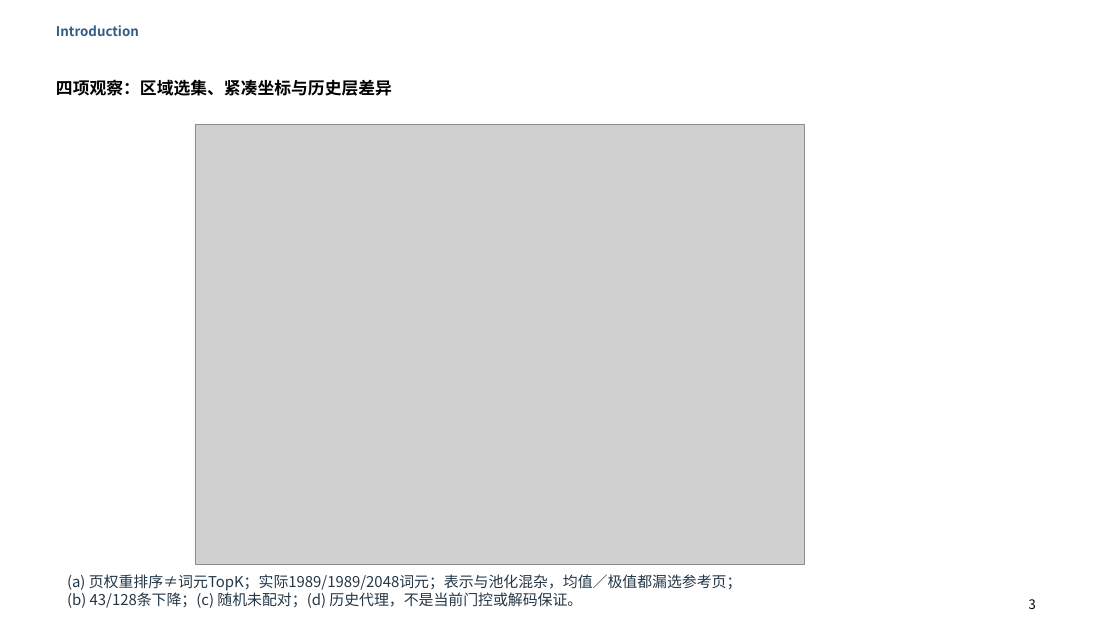
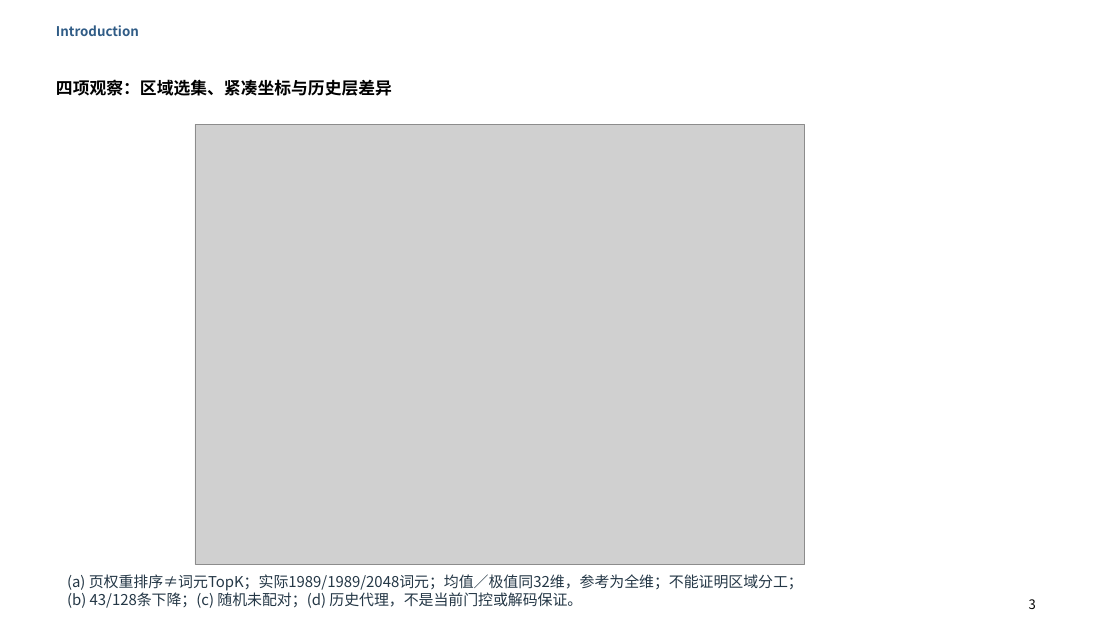
Before and after one commit to Chosen-David/two-level-attention, a slide deck: slide 3 of agent_doc/advice/dac_manuscript/presentation/TwoLevel_UserEdited_20261014.pptx. Drawn at 1120x630 pixels with LibreOffice and Linux fonts; fonts in the diff are those of the drawing; grey boxes stand for pictures. Boxes give left, top, right and bottom in pixels: in the first picture for what was removed or moved away, otherwise in the second. Text is boxed around its words. In the diff, an @@ line names an element or a change of style, - is before the commit and + after.

```diff
--- a/agent_doc/advice/dac_manuscript/presentation/TwoLevel_UserEdited_20261014.pptx
+++ b/agent_doc/advice/dac_manuscript/presentation/TwoLevel_UserEdited_20261014.pptx
@@ text at (67, 574, 803, 608): text changed @@
-(a) 页权重排序≠词元TopK；实际1989/1989/2048词元；表示与池化混杂，均值／极值都漏选参考页；
-(b) 43/128条下降；(c) 随机未配对；(d) 历史代理，不是当前门控或解码保证。
+(a) 页权重排序≠词元TopK；实际1989/1989/2048词元；均值／极值同32维，参考为全维；不能证明区域分工；
+(b) 43/128条下降；(c) 随机未配对；(d) 历史代理，不是当前门控或解码保证。
```
Also in this commit, not shown: 4 other slides changed, 26 other files.
